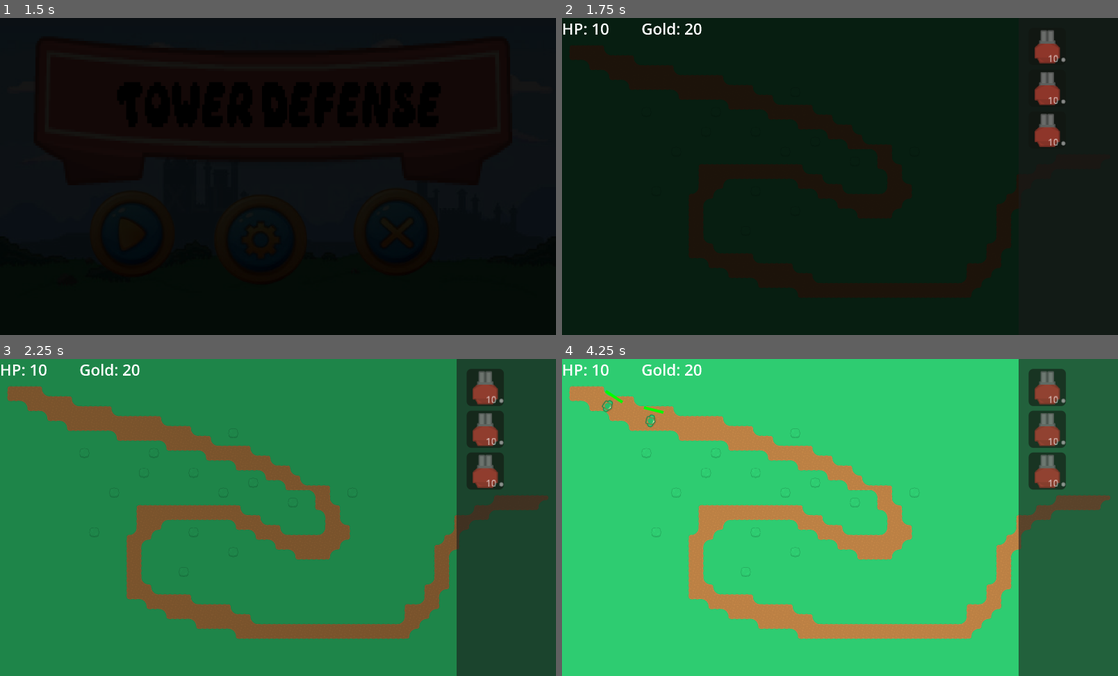
Above: before the commit, frames 1-4 (two rows, left to right).
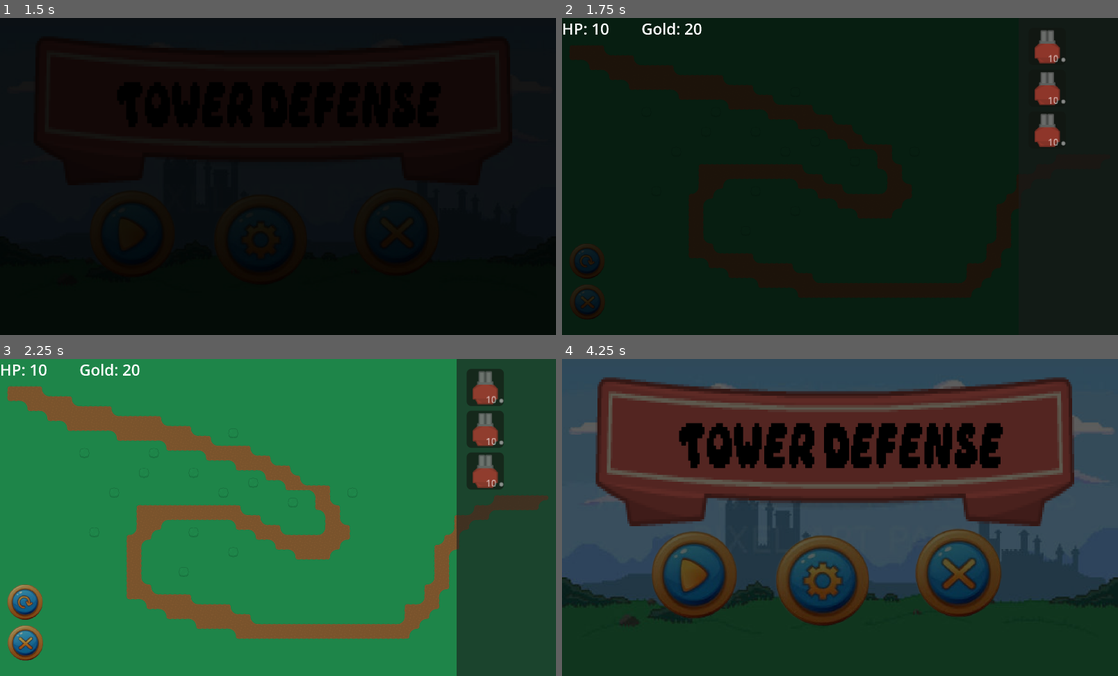
Above: after the commit, the same moments.

Repository: LeonX874/TD-project
Game: Godot game, scene res://MainMenu.tscn
Two runs of this game, one before a commit and one after it. Both use one fixed random seed, a clock stepped at 60 frames per second and the inputs below.
Inputs (mouse positions are in pixels of both pictures, inside the frame that each line leads up to):
- Up to frame 1 (1.5 s): click (139, 246) at 0.5 s; click (139, 246) at 1.25 s
- Up to frame 2 (1.75 s): no input
- Up to frame 3 (2.25 s): click (27, 603) at 2.02 s
- Up to frame 4 (4.25 s): click (589, 644) at 2.77 s; click (589, 603) at 3.52 s

Frame 1 is identical in both runs. In frame 2, 0.2% of the frame differs, in the area x 1-8%, y 71-95%; in frame 3, 1.1%; in frame 4, 100%, in the area x 0-100%, y 0-100%.

Commit message:
new

Diff:
--- /dev/null
+++ b/e_main.gd
@@ -0,0 +1,5 @@
+extends Button
+
+
+func _on_pressed() -> void:
+	FadeTransition.change_scene("res://MainMenu.tscn")
--- a/main.tscn
+++ b/main.tscn
@@ -3,6 +3,10 @@
 [ext_resource type="PackedScene" uid="uid://dedc4s5gs6k8v" path="res://Tiles/TileMap.tscn" id="1_25n6f"]
 [ext_resource type="Script" uid="uid://bkr6oy66j5xi3" path="res://PathSpawner.gd" id="2_3vi2l"]
 [ext_resource type="PackedScene" uid="uid://ddoeholnt2lip" path="res://ui.tscn" id="4_4jwic"]
+[ext_resource type="Texture2D" uid="uid://cmt8xct4v3kp5" path="res://Menu Button/Menu_Button-removebg-preview(4).png" id="4_7mycd"]
+[ext_resource type="Script" uid="uid://dcpew14clug5r" path="res://r_main.gd" id="5_lquwl"]
+[ext_resource type="Script" uid="uid://cask5483g46ng" path="res://e_main.gd" id="6_7mycd"]
+[ext_resource type="Texture2D" uid="uid://bejgqlp1s2ch" path="res://Menu Button/Menu_Button-removebg-preview(2).png" id="6_272bh"]
 
 [sub_resource type="GDScript" id="GDScript_tiaqs"]
 script/source = "extends Node2D
@@ -57,4 +61,26 @@
 
 [node name="UI" parent="." unique_id=1482259458 instance=ExtResource("4_4jwic")]
 
+[node name="RMain" type="Button" parent="." unique_id=2113145449]
+offset_left = 40.0
+offset_top = 1448.0
+offset_right = 163.0
+offset_bottom = 1572.0
+scale = Vector2(2, 2)
+icon = ExtResource("4_7mycd")
+flat = true
+script = ExtResource("5_lquwl")
+
+[node name="EMain" type="Button" parent="." unique_id=1652387424]
+offset_left = 40.0
+offset_top = 1712.0
+offset_right = 164.0
+offset_bottom = 1836.0
+scale = Vector2(2, 2)
+icon = ExtResource("6_272bh")
+flat = true
+script = ExtResource("6_7mycd")
+
 [connection signal="timeout" from="PathSpawner/Timer" to="PathSpawner" method="_on_timer_timeout"]
+[connection signal="pressed" from="RMain" to="RMain" method="_on_pressed"]
+[connection signal="pressed" from="EMain" to="EMain" method="_on_pressed"]
--- /dev/null
+++ b/menu.gd
@@ -0,0 +1,5 @@
+extends Button
+
+
+func _process(delta: float) -> void:
+	get_tree().change_scene_to_file("res://MainMenu.tscn")
--- /dev/null
+++ b/r_main.gd
@@ -0,0 +1,5 @@
+extends Button
+
+
+func _on_pressed() -> void:
+	get_tree().change_scene_to_file("res://main.tscn")
--- /dev/null
+++ b/td-project-git/icon.svg
@@ -0,0 +1 @@
+<svg xmlns="http://www.w3.org/2000/svg" width="128" height="128"><rect width="124" height="124" x="2" y="2" fill="#363d52" stroke="#212532" stroke-width="4" rx="14"/><g fill="#fff" transform="translate(12.322 12.322)scale(.101)"><path d="M105 673v33q407 354 814 0v-33z"/><path fill="#478cbf" d="m105 673 152 14q12 1 15 14l4 67 132 10 8-61q2-11 15-15h162q13 4 15 15l8 61 132-10 4-67q3-13 15-14l152-14V427q30-39 56-81-35-59-83-108-43 20-82 47-40-37-88-64 7-51 8-102-59-28-123-42-26 43-46 89-49-7-98 0-20-46-46-89-64 14-123 42 1 51 8 102-48 27-88 64-39-27-82-47-48 49-83 108 26 42 56 81zm0 33v39c0 276 813 276 814 0v-39l-134 12-5 69q-2 10-14 13l-162 11q-12 0-16-11l-10-65H446l-10 65q-4 11-16 11l-162-11q-12-3-14-13l-5-69z"/><path d="M483 600c0 34 58 34 58 0v-86c0-34-58-34-58 0z"/><circle cx="725" cy="526" r="90"/><circle cx="299" cy="526" r="90"/></g><g fill="#414042" transform="translate(12.322 12.322)scale(.101)"><circle cx="307" cy="532" r="60"/><circle cx="717" cy="532" r="60"/></g></svg>
--- /dev/null
+++ b/td-project-git/project.godot
@@ -0,0 +1,28 @@
+; Engine configuration file.
+; It's best edited using the editor UI and not directly,
+; since the parameters that go here are not all obvious.
+;
+; Format:
+;   [section] ; section goes between []
+;   param=value ; assign values to parameters
+
+config_version=5
+
+[application]
+
+config/name="TD PROJECT git"
+config/features=PackedStringArray("4.7", "Forward Plus")
+config/icon="res://icon.svg"
+
+[display]
+
+window/stretch/mode="canvas_items"
+window/stretch/aspect="expand"
+
+[physics]
+
+3d/physics_engine="Jolt Physics"
+
+[rendering]
+
+rendering_device/driver.windows="d3d12"
Not shown, added: e_main.gd.uid
Not shown, added: menu.gd.uid
Not shown, added: r_main.gd.uid
Not shown, added: td-project-git/icon.svg.import
Not shown, added: td-project-git/.editorconfig
Not shown, added: td-project-git/.gitattributes
Not shown, added: td-project-git/.gitignore
